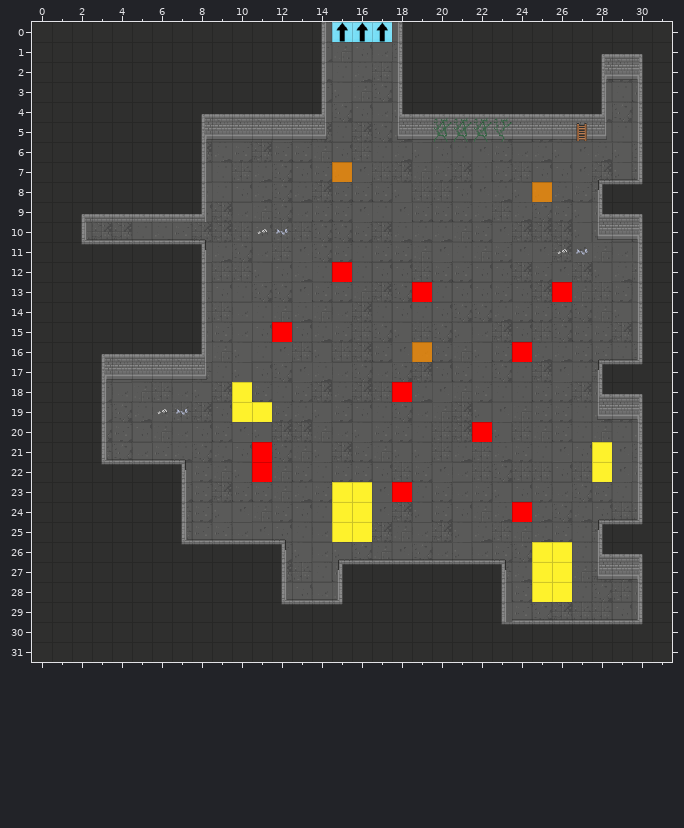
Tiled map -- GrupaTNT/Assets/Resources/RoomData/ROOM_1_N_3.tmx. Above, as it was before the edit.
Cells are 32x32 px. Shown: x 0..31, y 0..31.
New version:
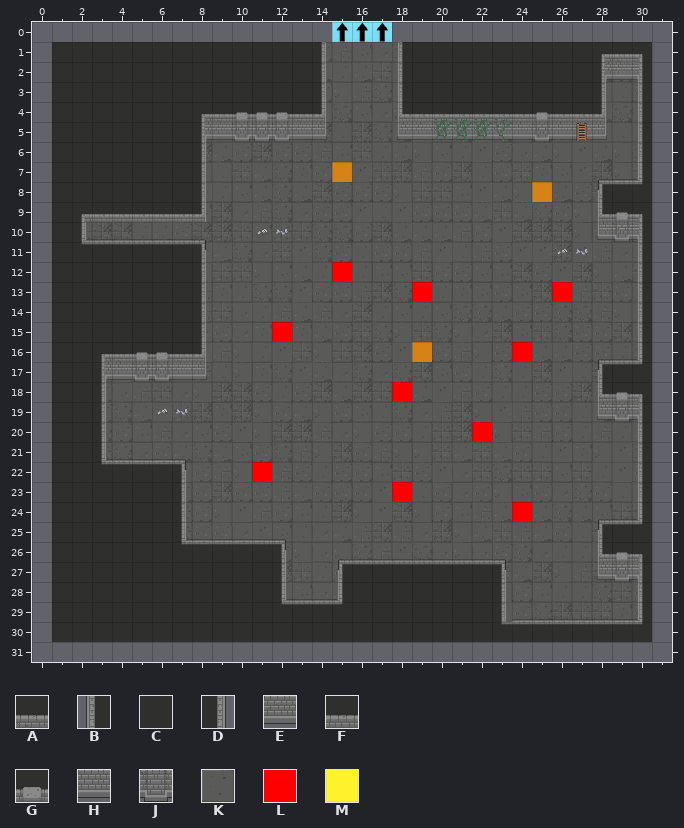
Key: from "Dungeon_Tileset_2": A 4, B 16, C 17, D 18, E 20, F 33, G 44, H 49, J 60, K 88; from "flags": L 8, M 9.
_ is an empty cell.
The exact change:
Layer "Floor":
The author cleared the tile that lay hidden in rows 14 to 18 at x 0 and 31; in row 31 at x 14 to 18.
The author cleared tile K in row 0 at x 14 and 18.
Layer "Walls":
The edit turns tile A into tile G in row 4 at x 10 to 12; in row 16 at x 5 to 6.
The edit turns tile F into tile G in row 4 at x 25; in row 9 at x 29; in row 18 at x 29; in row 26 at x 29.
The edit turns tile E into tile J in row 5 at x 10 to 12; in row 17 at x 5 to 6.
The edit turns tile H into tile J in row 5 at x 25; in row 10 at x 29; in row 19 at x 29; in row 27 at x 29.
The author cleared tile B in row 0 at x 18.
The author cleared tile C in row 0 at x 0 to 13 and 19 to 31; in rows 1 to 30 at x 0 and 31; in row 31 at x 0 to 31.
The author cleared tile D in row 0 at x 14.
The author cleared tile L in row 21 at x 11.
The author cleared tile M in row 18 at x 10; in row 19 at x 10 to 11; in rows 21 to 22 at x 28; in rows 23 to 25 at x 15 to 16; in rows 26 to 28 at x 25 to 26.
